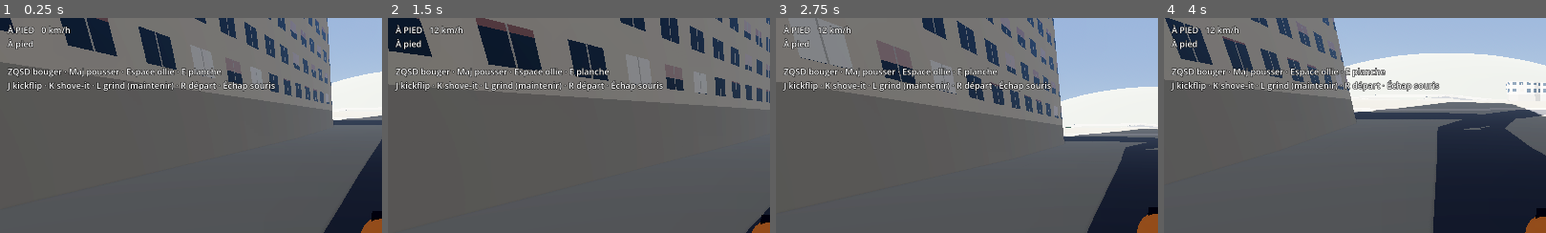
Above: before the commit, frames 1-4 (left to right).
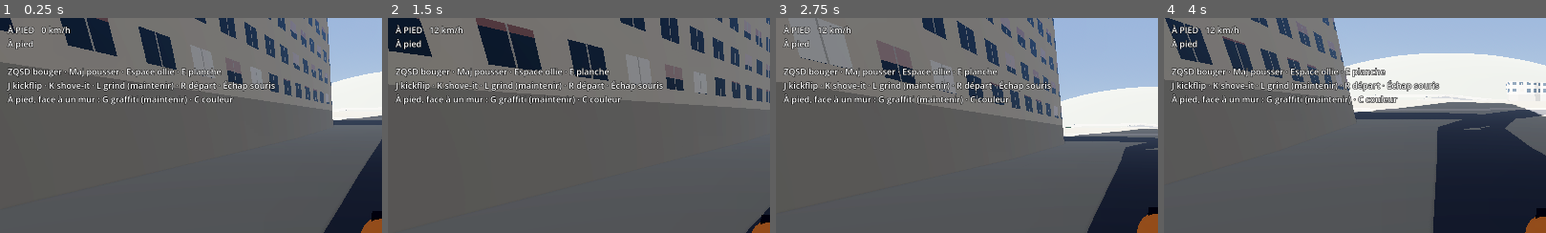
Above: after the commit, the same moments.

Repository: negoatapp-cyber/TRACE
Game: Godot game, scene res://scenes/lauriers.tscn
The game is run twice, just before and just after one commit, with the same random seed, the same clock (stepped at 60 frames per second) and the same inputs.
Inputs (mouse positions are % of the whole screen's width and height, from its top left):
- Up to frame 1 (0.25 s): no input
- Up to frame 2 (1.5 s): tap Enter at 0.5 s; move the mouse to (55, 50) at 0.52 s; hold L (grind) 0.53-1.28 s; hold W (move_forward) from 0.53 s (still down); click (55, 50) at 0.67 s; tap Space (jump) at 0.77 s; tap J (kickflip) at 0.8, 1.35 s; move the mouse to (45, 50) at 1.27 s
- Up to frame 3 (2.75 s): keep holding W (move_forward); tap Space (jump) at 1.52 s; tap G (graff, bound only after the commit) at 1.55 s; move the mouse to (52, 48) at 2.02 s; hold G (graff, bound only after the commit) from 2.03 s (still down); tap C (graff_color, bound only after the commit) at 2.3 s
- Up to frame 4 (4 s): keep holding W (move_forward); move the mouse to (49, 52) at 2.77 s; release G (graff, bound only after the commit) at 2.78 s; tap C (graff_color, bound only after the commit) at 2.85 s; click (49, 52) at 2.92 s; tap Space (jump) at 3.02, 3.77 s; tap L (grind) at 3.05 s; move the mouse to (57, 51) at 3.52 s; hold L (grind) from 3.53 s (still down); tap J (kickflip) at 3.8 s
The pictures show only the part of the screen within x 0-50%, y 0-50%; the shares and areas given below are measured in that part.

The runs differ from the first frame. In frame 1, 1.0% of the frame differs, in the area x 1-62%, y 35-41%; in frame 2, 1.0%; in frame 3, 1.0%; in frame 4, 1.1%.

Commit message:
Graffiti : tag, flop, pièce selon la durée, couleurs, murs sauvegardés
Co-Authored-By: Claude Fable 5.2 <noreply@anthropic.com>
Claude-Session: https://claude.ai/code/session_014E2dCjxvrNHpEzHYuDe4HQ

Diff:
--- a/scenes/lauriers.tscn
+++ b/scenes/lauriers.tscn
@@ -1,7 +1,8 @@
-[gd_scene load_steps=6 format=3]
+[gd_scene load_steps=7 format=3]
 
 [ext_resource type="PackedScene" path="res://scenes/player.tscn" id="1_player"]
 [ext_resource type="Script" path="res://scripts/quartier_reel.gd" id="2_quartier"]
+[ext_resource type="Script" path="res://scripts/graffiti.gd" id="3_graffiti"]
 
 [sub_resource type="ProceduralSkyMaterial" id="SkyMat"]
 sky_top_color = Color(0.16, 0.38, 0.74, 1)
@@ -60,3 +61,6 @@
 
 [node name="Player" parent="." instance=ExtResource("1_player")]
 transform = Transform3D(1, 0, 0, 0, 1, 0, 0, 0, 1, 0, 0.05, 50)
+
+[node name="Graffiti" type="Node3D" parent="."]
+script = ExtResource("3_graffiti")
--- /dev/null
+++ b/scripts/graffiti.gd
@@ -0,0 +1,192 @@
+extends Node3D
+## Le graffiti. À pied, face à un mur, on maintient G :
+##   0,8 s = un tag · 3 s = un flop · 7 s = une pièce. Plus c'est long, plus c'est gros — et plus on s'expose.
+## C change de couleur. Les murs gardent leurs graffitis d'une partie à l'autre.
+## (Le temps passé immobile face au mur servira plus tard au risque d'être vu.)
+
+const SAUVEGARDE := "user://graffitis.json"
+const PORTEE := 2.2
+const PALIERS := [["tag", 0.8], ["flop", 3.0], ["piece", 7.0]]
+const COULEURS := [Color(0.92, 0.15, 0.45), Color(0.12, 0.12, 0.14), Color(0.95, 0.95, 0.92), Color(0.15, 0.55, 0.95), Color(0.98, 0.82, 0.10), Color(0.25, 0.75, 0.35), Color(0.80, 0.15, 0.15), Color(0.55, 0.30, 0.80)]
+
+@export var blaze := "LOUMS"
+
+var couleur := 0
+var tenue := 0.0
+var poses: Array = []       # tout ce qui est sur les murs (sauvegardé)
+var compte := {"tag": 0, "flop": 0, "piece": 0}
+
+var _joueur: Player
+var _texte: Label
+var _barre: ProgressBar
+var _pastille: ColorRect
+var _cible := {}
+
+
+func _ready() -> void:
+	_joueur = get_node_or_null("../Player") as Player
+	_interface()
+	_charger()
+
+
+func _physics_process(delta: float) -> void:
+	if _joueur == null:
+		return
+	if Input.is_action_just_pressed("graff_color"):
+		couleur = (couleur + 1) % COULEURS.size()
+		_pastille.color = COULEURS[couleur]
+	_cible = _mur_devant()
+	var peut := not _cible.is_empty() and _joueur.mode == Player.Mode.WALK and _joueur.is_on_floor()
+	if peut and Input.is_action_pressed("graff"):
+		tenue += delta
+		if tenue >= PALIERS[2][1] + 0.4:
+			_poser()
+	elif tenue > 0.0:
+		if peut or not _cible.is_empty():
+			_poser()
+		tenue = 0.0
+	_afficher(peut)
+
+
+func _palier() -> String:
+	var p := ""
+	for e in PALIERS:
+		if tenue >= e[1]:
+			p = e[0]
+	return p
+
+
+## Cherche un mur vertical juste devant le personnage.
+func _mur_devant() -> Dictionary:
+	var ry := _joueur.visual.rotation.y
+	var avant := Vector3(-sin(ry), 0, -cos(ry))
+	var depart := _joueur.global_position + Vector3.UP * 1.3
+	var q := PhysicsRayQueryParameters3D.create(depart, depart + avant * PORTEE)
+	q.exclude = [_joueur.get_rid()]
+	var hit := get_world_3d().direct_space_state.intersect_ray(q)
+	if hit.is_empty() or absf(hit.normal.y) > 0.35:
+		return {}
+	if hit.normal.dot(avant) > 0.0:
+		hit.normal = -hit.normal  # mur vu de dos : on peint du côté où l'on est
+	return hit
+
+
+func _poser() -> void:
+	var type := _palier()
+	tenue = 0.0
+	if type == "" or _cible.is_empty():
+		return
+	var n: Vector3 = _cible.normal
+	n.y = 0.0
+	n = n.normalized()
+	var p: Vector3 = _cible.position
+	var g := {
+		"t": type, "c": couleur, "b": blaze,
+		"x": p.x, "y": _joueur.global_position.y, "z": p.z,
+		"nx": n.x, "nz": n.z, "a": randf_range(-0.10, 0.10),
+	}
+	poses.append(g)
+	_dessiner(g)
+	_sauver()
+
+
+func _dessiner(g: Dictionary) -> void:
+	var n := Vector3(g.nx, 0, g.nz)
+	var c: Color = COULEURS[int(g.c) % COULEURS.size()]
+	var haut := 1.25
+	var l := Label3D.new()
+	l.text = str(g.b)
+	l.modulate = c
+	l.shaded = false
+	l.double_sided = false
+	l.texture_filter = BaseMaterial3D.TEXTURE_FILTER_LINEAR_WITH_MIPMAPS
+	match g.t:
+		"tag":
+			l.font_size = 64
+			l.pixel_size = 0.008
+			l.outline_size = 8
+			l.outline_modulate = c
+		"flop":
+			l.font_size = 96
+			l.pixel_size = 0.011
+			l.outline_size = 28
+			l.outline_modulate = Color(0.08, 0.08, 0.09) if c.get_luminance() > 0.25 else Color(0.95, 0.95, 0.92)
+			haut = 1.4
+		"piece":
+			l.font_size = 128
+			l.pixel_size = 0.019
+			l.outline_size = 36
+			l.outline_modulate = Color(0.06, 0.06, 0.08) if c.get_luminance() > 0.25 else Color(0.95, 0.95, 0.92)
+			haut = 1.9
+			# Fond de couleur derrière les lettres.
+			var fond := MeshInstance3D.new()
+			var qm := QuadMesh.new()
+			qm.size = Vector2(1.9 * str(g.b).length() + 1.2, 3.2)
+			fond.mesh = qm
+			var m := StandardMaterial3D.new()
+			m.albedo_color = COULEURS[(int(g.c) + 3) % COULEURS.size()].lerp(Color.WHITE, 0.15)
+			m.shading_mode = BaseMaterial3D.SHADING_MODE_UNSHADED
+			fond.material_override = m
+			fond.position = Vector3(0, 0, -0.012)
+			l.add_child(fond)
+	var pos := Vector3(g.x, float(g.y) + haut, g.z) + n * 0.035
+	l.transform = Transform3D(Basis.looking_at(-n, Vector3.UP).rotated(n, float(g.a)), pos)
+	l.name = "Graff_" + str(g.t)
+	add_child(l, true)
+	compte[g.t] = int(compte.get(g.t, 0)) + 1
+
+
+func _sauver() -> void:
+	var f := FileAccess.open(SAUVEGARDE, FileAccess.WRITE)
+	if f:
+		f.store_string(JSON.stringify(poses))
+
+
+func _charger() -> void:
+	if not FileAccess.file_exists(SAUVEGARDE):
+		return
+	var data = JSON.parse_string(FileAccess.get_file_as_string(SAUVEGARDE))
+	if data is Array:
+		for g in data:
+			if g is Dictionary and g.has("t") and g.has("nx"):
+				poses.append(g)
+				_dessiner(g)
+
+
+func _interface() -> void:
+	var couche := CanvasLayer.new()
+	add_child(couche)
+	var boite := VBoxContainer.new()
+	boite.set_anchors_preset(Control.PRESET_CENTER_BOTTOM)
+	boite.position = Vector2(-170, -120)
+	boite.custom_minimum_size = Vector2(340, 0)
+	couche.add_child(boite)
+	_texte = Label.new()
+	_texte.horizontal_alignment = HORIZONTAL_ALIGNMENT_CENTER
+	_texte.add_theme_font_size_override("font_size", 18)
+	_texte.add_theme_color_override("font_outline_color", Color.BLACK)
+	_texte.add_theme_constant_override("outline_size", 4)
+	boite.add_child(_texte)
+	_barre = ProgressBar.new()
+	_barre.max_value = PALIERS[2][1]
+	_barre.show_percentage = false
+	_barre.custom_minimum_size = Vector2(340, 10)
+	boite.add_child(_barre)
+	_pastille = ColorRect.new()
+	_pastille.color = COULEURS[couleur]
+	_pastille.custom_minimum_size = Vector2(340, 6)
+	boite.add_child(_pastille)
+
+
+func _afficher(peut: bool) -> void:
+	_barre.visible = tenue > 0.0
+	_pastille.visible = peut
+	_barre.value = tenue
+	if tenue > 0.0:
+		var p := _palier()
+		var noms := {"": "…", "tag": "TAG", "flop": "FLOP", "piece": "PIÈCE"}
+		_texte.text = "%s   (relâche pour poser)" % noms[p]
+	elif peut:
+		_texte.text = "G : graffiti   ·   C : couleur   ·   %d tags, %d flops, %d pièces" % [compte.tag, compte.flop, compte.piece]
+	else:
+		_texte.text = ""
--- a/scripts/input_setup.gd
+++ b/scripts/input_setup.gd
@@ -12,6 +12,8 @@
 ##   J      kickflip             X (carré)
 ##   K      shove-it             B (rond)
 ##   L      grind (maintenir)    bouton épaule droite
+##   G      graffiti (maintenir) bouton épaule gauche
+##   C      changer de couleur   croix haut
 ##   R      revenir au départ    Select
 ##   Échap  libérer la souris
 
@@ -43,6 +45,10 @@
 	_button("shove_it", JOY_BUTTON_B)
 	_key("grind", KEY_L)
 	_button("grind", JOY_BUTTON_RIGHT_SHOULDER)
+	_key("graff", KEY_G)
+	_button("graff", JOY_BUTTON_LEFT_SHOULDER)
+	_key("graff_color", KEY_C)
+	_button("graff_color", JOY_BUTTON_DPAD_UP)
 	_key("reset", KEY_R)
 	_button("reset", JOY_BUTTON_BACK)
 
--- a/scripts/player_controller.gd
+++ b/scripts/player_controller.gd
@@ -136,5 +136,5 @@
 	var state := "À PIED"
 	if mode == Mode.SKATE:
 		state = "GRIND" if skate.grinding else ("AIR" if skate.in_air else "SKATE")
-	debug_label.text = "%s   %d km/h\n%s\n\nZQSD bouger · Maj pousser · Espace ollie · E planche\nJ kickflip · K shove-it · L grind (maintenir) · R départ · Échap souris" % [
+	debug_label.text = "%s   %d km/h\n%s\n\nZQSD bouger · Maj pousser · Espace ollie · E planche\nJ kickflip · K shove-it · L grind (maintenir) · R départ · Échap souris\nÀ pied, face à un mur : G graffiti (maintenir) · C couleur" % [
 		state, roundi(kmh), skate.last_event]
Not shown, added: .tools/verify_graffiti.gd
Not shown, added: scripts/graffiti.gd.uid
